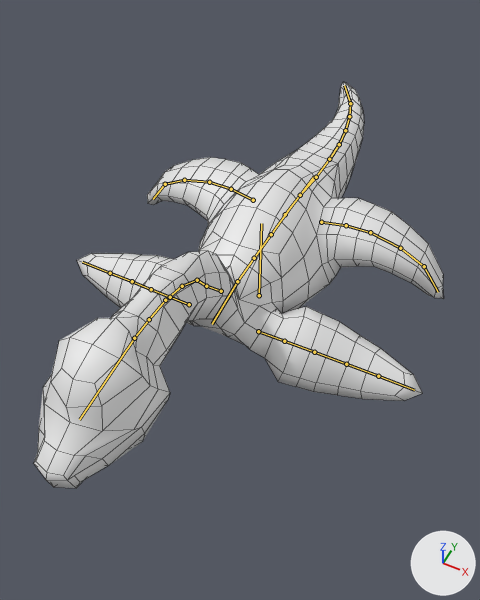
The FBX model Assets/Assets/nami/nami.fbx, before and after one commit.
Before and after are seen from a 50 mm camera at (7.0, -15.6, 18.8) aimed at (0.3, -2.2, 2.0). Every picture has the same lights, and +X, +Y and +Z are marked at lower right. The picture after the commit comes second. Both versions are drawn at frame 103 of the action 'Armature.002|Idle'; the numbers are the values there. The bones that change, and the others that lie on the model, are drawn over the model as lines. Mesh edges are drawn as thin lines.

Names of what the first picture shows: 'Plesiosaurio_low.001'.
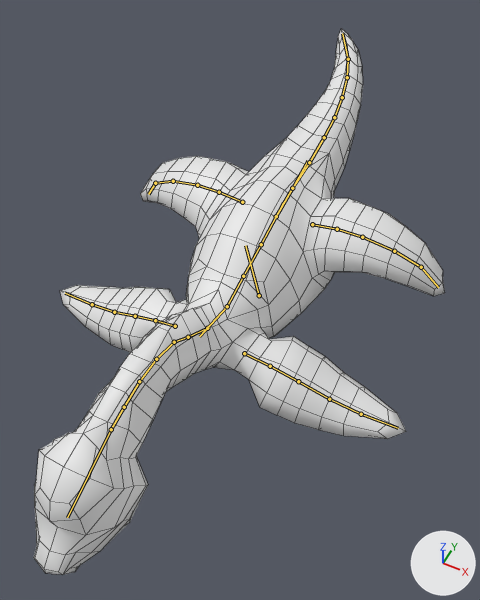
Diff of the bpy script that builds the scene:
```diff
--- a/Assets/Assets/nami/nami.fbx.py
+++ b/Assets/Assets/nami/nami.fbx.py
@@ bone_root @@
 bone_root = bpy.data.objects['Armature.002'].pose.bones['Root']
-bone_root.rotation_quaternion = (1.0, 0.0, 0.0, 0.0)  # degrees (0, 0, 0)
+bone_root.rotation_quaternion = (0.989, 0.147, -0.005, 0.01)  # degrees (17, -1, 1)
@@ bone_bone_012 @@
 bone_bone_012 = bpy.data.objects['Armature.002'].pose.bones['Bone.012']  # child of 'Root'
-bone_bone_012.location = (0.0, 0.0, 0.01)
-bone_bone_012.rotation_quaternion = (0.947, 0.321, 0.0, 0.0)  # degrees (37, 0, 0)
+bone_bone_012.location = (0.0, 0.0, 0.0)
+bone_bone_012.rotation_quaternion = (1.0, 0.0, 0.0, 0.0)  # degrees (0, 0, 0)
```

What differs and where, as boxes (x1, y1, x2, y2) in the pictures (480 x 600 px):
'Plesiosaurio_low.001', posed (35% taller): before (34, 82, 444, 488); after (34, 28, 445, 575)
bone 'Root', root to tip: before (259, 295) to (261, 223); after (259, 295) to (245, 245)
bone 'Bone.012', root to tip: before (237, 281) to (212, 324); after (227, 306) to (199, 336)
